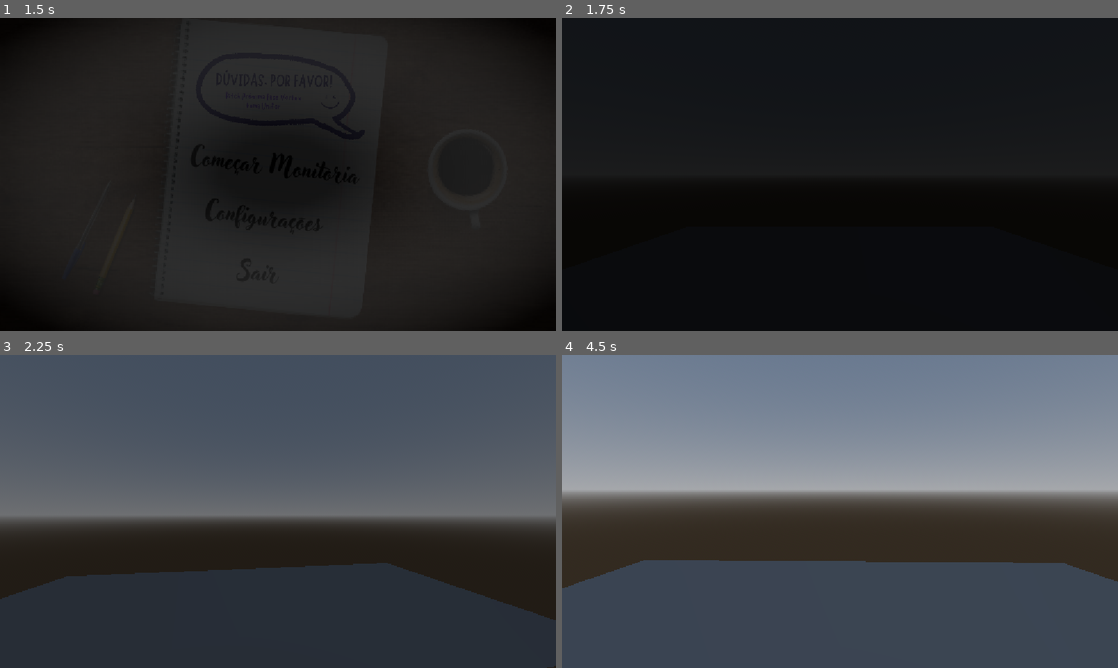
Above: before the commit, frames 1-4 (two rows, left to right).
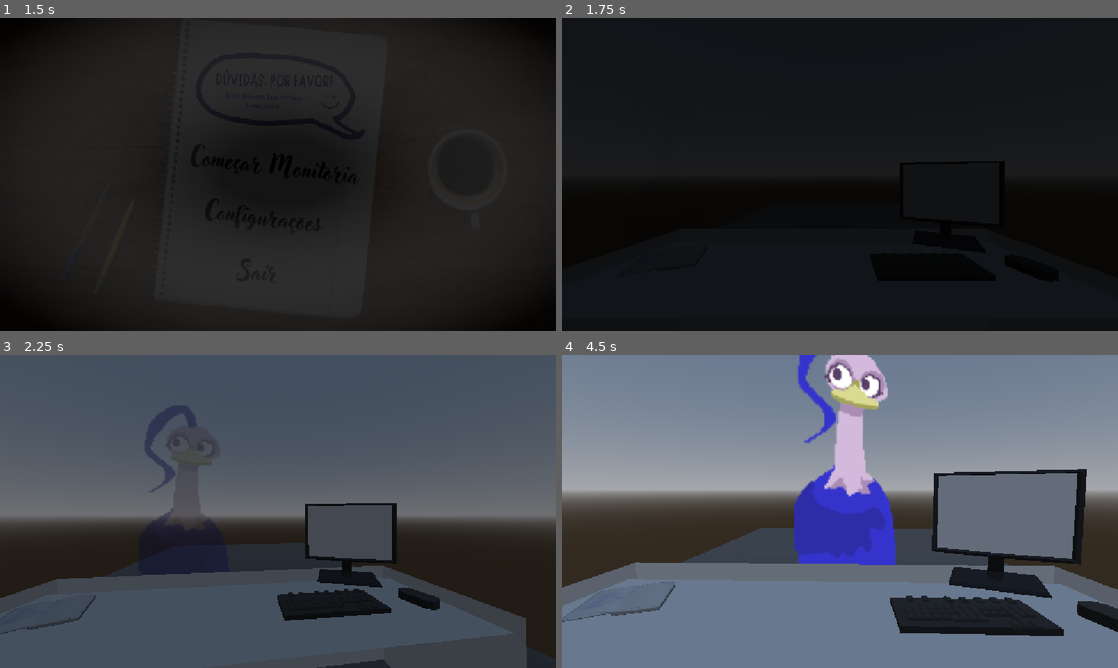
Above: after the commit, the same moments.

Repository: Kaw7n/duvidas-porfavor
Game: Godot game, scene res://mainMenu.tscn
Same seed, same stepped clock (60 frames per second), same inputs: the game is played once before the commit and once after it.
Inputs (mouse positions are in pixels of both pictures, inside the frame that each line leads up to):
- Up to frame 1 (1.5 s): click (266, 171) at 0.5 s; click (278, 168) at 1.25 s
- Up to frame 2 (1.75 s): no input
- Up to frame 3 (2.25 s): move the mouse to (400, 495) at 2.02 s; press the mouse at (400, 495) at 2.03 s
- Up to frame 4 (4.5 s): move the mouse to (728, 527) at 2.77 s; release the mouse at (728, 527) at 2.78 s; click (728, 527) at 2.85 s; tap Enter at 3.5 s; move the mouse to (895, 442) at 3.52 s; hold Q 3.53-4.28 s; click (895, 442) at 3.8 s; move the mouse to (812, 574) at 4.27 s; click (812, 574) at 4.35 s

Frame 1 is identical in both runs. In frame 2, less than 0.1% of the frame differs, in the area x 60-80%, y 46-51%; in frame 3, 30%; in frame 4, 50%, in the area x 0-100%, y 0-100%.

Commit message:
feat/point-and-click-&-animations
optei por fazer os 2 ao mesmo tempo pois ja que o point and click precisaria reagir com algo, para ja agilizar ao inves de fazer um teste prefiri fazer na prática

Diff:
--- a/camera_3d.gd
+++ b/Scripts/camera_3d.gd
@@ -22,8 +22,32 @@
 
 
 func _input(event):
+	#camera
 	if event is InputEventMouseMotion:
 		var offset: Vector2 = -(get_viewport().get_mouse_position() - get_viewport().get_visible_rect().get_center()) * sensibilidade
 		global_basis = center_basis
 		rotate(Vector3.UP, offset.x)
 		rotate(global_basis.x, offset.y)
+	#clique
+	if event.is_action_pressed("click"):
+		point_click();
+
+signal click_npc(collider);
+
+func point_click():
+	# Sistema de Point and Click
+	var mouse_pos = get_viewport().get_mouse_position()
+	var alcance = 1000
+	var from = project_ray_origin(mouse_pos)
+	var to = from + project_ray_normal(mouse_pos) * alcance
+	var space = get_world_3d().direct_space_state
+	# Verifica Se acertou algo
+	var ray_query = PhysicsRayQueryParameters3D.new()
+	ray_query.from = from
+	ray_query.to = to
+	ray_query.collide_with_areas = true
+	var raycast_result = space.intersect_ray(ray_query)
+
+	# Emitindo o sinal para o npc
+	if raycast_result:
+		click_npc.emit(raycast_result.collider)
--- a/main_menu.gd
+++ b/Scripts/main_menu.gd
@@ -1,22 +1,20 @@
 extends Control
 
 # Barulho do iniciar
-func Som1() -> void:
+func som_1() -> void:
 	$BotaoIniciarAudio.play();
-
 # Barulho do Configurar
-func Som2() -> void:
+func som_2() -> void:
 	$BotaoConfigAudio.play();
-
 # Barulho do sair
-func Som3() -> void:
+func som_3() -> void:
 	$BotaoSairAudio.play();
 
 # Sistema de passar o mouse e fazer barulho
 func _ready() -> void:
-	$BotaoIniciar.mouse_entered.connect(Som1);
-	$BotaoConfig.mouse_entered.connect(Som2);
-	$BotaoSair.mouse_entered.connect(Som3);
+	$BotaoIniciar.mouse_entered.connect(som_1);
+	$BotaoConfig.mouse_entered.connect(som_2);
+	$BotaoSair.mouse_entered.connect(som_3);
 	pass # Replace with function body.
 
 # /////////
@@ -38,7 +36,3 @@
 # Fade in para Fade Out
 func _on_timer_timeout() -> void:
 	get_tree().change_scene_to_file("res://sala_de_aula.tscn")
-
-# Called every frame. 'delta' is the elapsed time since the previous frame.
-func _process(delta: float) -> void:
-	pass
--- /dev/null
+++ b/Scripts/npcPlaceholder.gd
@@ -0,0 +1,20 @@
+extends AnimatedSprite3D
+
+
+@export var camera_3d: Camera3D
+@export var area_3d: Area3D
+@export var animacoes_npcs: AnimationPlayer
+
+#Sequencia das animações :
+var animacoes_npcs_array = ["npc_talk_1", "npc_talk_2", "npc_talk_3", "npc_fade_out"];
+var i = 0;
+
+func _ready():
+	camera_3d.click_npc.connect(_on_click_npc);
+
+func _on_click_npc(collider):
+	if i >= animacoes_npcs_array.size():
+		return;
+
+	animacoes_npcs.play(animacoes_npcs_array[i]);
+	i+= 1;
--- a/sala_de_aula.gd
+++ b/Scripts/sala_de_aula.gd
@@ -4,7 +4,3 @@
 # Called when the node enters the scene tree for the first time.
 func _ready() -> void:
 	$Fade/AnimationPlayer.play("fade_out");
-
-# Called every frame. 'delta' is the elapsed time since the previous frame.
-func _process(delta: float) -> void:
-	pass
--- a/mainMenu.tscn
+++ b/mainMenu.tscn
@@ -1,8 +1,8 @@
 [gd_scene format=3 uid="uid://ccd0bo7oecr6i"]
 
-[ext_resource type="Script" uid="uid://cgvgq6hhg483h" path="res://main_menu.gd" id="1_efmur"]
+[ext_resource type="Script" uid="uid://cgvgq6hhg483h" path="res://Scripts/main_menu.gd" id="1_efmur"]
 [ext_resource type="Texture2D" uid="uid://xqcdlpt2sbe" path="res://Assets UI/mmenuMesa.png" id="1_w7d22"]
-[ext_resource type="Script" uid="uid://b7lijytg10hv2" path="res://camera_2d.gd" id="2_83s16"]
+[ext_resource type="Script" uid="uid://b7lijytg10hv2" path="res://Scripts/camera_2d.gd" id="2_83s16"]
 [ext_resource type="Texture2D" uid="uid://b6dt1atgv5v8b" path="res://Assets UI/mmenuCaderno.png" id="2_wc2lj"]
 [ext_resource type="Texture2D" uid="uid://cy1b73nuoxdrc" path="res://Assets UI/Logo PlaceHolder.png" id="4_wc2lj"]
 [ext_resource type="Texture2D" uid="uid://3q6j76ji1rtj" path="res://Assets UI/Butões/1.png" id="5_hvu0j"]
--- a/project.godot
+++ b/project.godot
@@ -19,6 +19,14 @@
 window/stretch/mode="canvas_items"
 window/stretch/aspect="expand"
 
+[input]
+
+click={
+"deadzone": 0.2,
+"events": [Object(InputEventMouseButton,"resource_local_to_scene":false,"resource_name":"","device":-1,"window_id":0,"alt_pressed":false,"shift_pressed":false,"ctrl_pressed":false,"meta_pressed":false,"button_mask":0,"position":Vector2(0, 0),"global_position":Vector2(0, 0),"factor":1.0,"button_index":1,"canceled":false,"pressed":false,"double_click":false,"script":null)
+]
+}
+
 [physics]
 
 3d/physics_engine="Jolt Physics"
--- a/sala_de_aula.tscn
+++ b/sala_de_aula.tscn
@@ -1,8 +1,11 @@
 [gd_scene format=3 uid="uid://2i8trwwcmcxo"]
 
-[ext_resource type="Script" uid="uid://c51d2mk6wi030" path="res://camera_3d.gd" id="1_g8tdk"]
-[ext_resource type="Script" uid="uid://5hf5auw7e5ti" path="res://sala_de_aula.gd" id="1_rynpk"]
+[ext_resource type="Script" uid="uid://c51d2mk6wi030" path="res://Scripts/camera_3d.gd" id="1_g8tdk"]
+[ext_resource type="Script" uid="uid://5hf5auw7e5ti" path="res://Scripts/sala_de_aula.gd" id="1_rynpk"]
 [ext_resource type="PackedScene" uid="uid://b8878qpop8c2s" path="res://fade.tscn" id="3_gv82f"]
+[ext_resource type="Texture2D" uid="uid://bexacxkjgsigb" path="res://Assets 2D/placeholder npc.png" id="4_gv82f"]
+[ext_resource type="PackedScene" uid="uid://ctxlw0yuf6wvp" path="res://Assets 3D/unifor.glb" id="5_ro5h3"]
+[ext_resource type="Script" uid="uid://wx7k30hgklwr" path="res://Scripts/npcPlaceholder.gd" id="6_8f5j2"]
 
 [sub_resource type="ProceduralSkyMaterial" id="ProceduralSkyMaterial_sn0t7"]
 
@@ -13,20 +16,202 @@
 background_mode = 2
 sky = SubResource("Sky_riqys")
 
-[sub_resource type="QuadMesh" id="QuadMesh_bhunq"]
+[sub_resource type="SpriteFrames" id="SpriteFrames_bhunq"]
+animations = [{
+"frames": [{
+"duration": 1.0,
+"texture": ExtResource("4_gv82f")
+}],
+"loop": 1,
+"name": &"default",
+"speed": 5.0
+}]
+
+[sub_resource type="Animation" id="Animation_ro5h3"]
+length = 0.001
+tracks/0/type = "value"
+tracks/0/imported = false
+tracks/0/enabled = true
+tracks/0/path = NodePath(".:offset")
+tracks/0/interp = 1
+tracks/0/loop_wrap = true
+tracks/0/keys = {
+"times": PackedFloat32Array(0),
+"transitions": PackedFloat32Array(1),
+"update": 0,
+"values": [Vector2(150, -10)]
+}
+tracks/1/type = "value"
+tracks/1/imported = false
+tracks/1/enabled = true
+tracks/1/path = NodePath(".:modulate")
+tracks/1/interp = 1
+tracks/1/loop_wrap = true
+tracks/1/keys = {
+"times": PackedFloat32Array(0),
+"transitions": PackedFloat32Array(1),
+"update": 0,
+"values": [Color(0, 0, 0, 0)]
+}
+tracks/2/type = "value"
+tracks/2/imported = false
+tracks/2/enabled = true
+tracks/2/path = NodePath(".:rotation")
+tracks/2/interp = 1
+tracks/2/loop_wrap = true
+tracks/2/keys = {
+"times": PackedFloat32Array(0),
+"transitions": PackedFloat32Array(1),
+"update": 0,
+"values": [Vector3(0, 1.5707964, 0)]
+}
+
+[sub_resource type="Animation" id="Animation_8f5j2"]
+resource_name = "npc_fade_in"
+length = 1.5
+tracks/0/type = "value"
+tracks/0/imported = false
+tracks/0/enabled = true
+tracks/0/path = NodePath(".:offset")
+tracks/0/interp = 2
+tracks/0/loop_wrap = true
+tracks/0/keys = {
+"times": PackedFloat32Array(0, 1.4951926),
+"transitions": PackedFloat32Array(0.59460354, 1.5157168),
+"update": 0,
+"values": [Vector2(150, -10), Vector2(0, 0)]
+}
+tracks/1/type = "value"
+tracks/1/imported = false
+tracks/1/enabled = true
+tracks/1/path = NodePath(".:modulate")
+tracks/1/interp = 2
+tracks/1/loop_wrap = true
+tracks/1/keys = {
+"times": PackedFloat32Array(0, 1.5),
+"transitions": PackedFloat32Array(1, 1),
+"update": 0,
+"values": [Color(0, 0, 0, 0), Color(1, 1, 1, 1)]
+}
+
+[sub_resource type="Animation" id="Animation_tp12v"]
+resource_name = "npc_fade_out"
+length = 1.5
+tracks/0/type = "value"
+tracks/0/imported = false
+tracks/0/enabled = true
+tracks/0/path = NodePath(".:offset")
+tracks/0/interp = 2
+tracks/0/loop_wrap = true
+tracks/0/keys = {
+"times": PackedFloat32Array(0, 1.5),
+"transitions": PackedFloat32Array(1, 1),
+"update": 0,
+"values": [Vector2(0, 0), Vector2(-150, -10)]
+}
+tracks/1/type = "value"
+tracks/1/imported = false
+tracks/1/enabled = true
+tracks/1/path = NodePath(".:modulate")
+tracks/1/interp = 2
+tracks/1/loop_wrap = true
+tracks/1/keys = {
+"times": PackedFloat32Array(0, 1.5),
+"transitions": PackedFloat32Array(1, 1),
+"update": 0,
+"values": [Color(1, 1, 1, 1), Color(0, 0, 0, 0)]
+}
+
+[sub_resource type="Animation" id="Animation_a2qpr"]
+resource_name = "npc_talk"
+tracks/0/type = "value"
+tracks/0/imported = false
+tracks/0/enabled = true
+tracks/0/path = NodePath(".:offset")
+tracks/0/interp = 2
+tracks/0/loop_wrap = true
+tracks/0/keys = {
+"times": PackedFloat32Array(0, 0.5, 1),
+"transitions": PackedFloat32Array(1, 1, 1),
+"update": 0,
+"values": [Vector2(0, 0), Vector2(0, 5), Vector2(0, 0)]
+}
+
+[sub_resource type="Animation" id="Animation_mf2tv"]
+resource_name = "npc_talk_2"
+tracks/0/type = "value"
+tracks/0/imported = false
+tracks/0/enabled = true
+tracks/0/path = NodePath(".:rotation")
+tracks/0/interp = 2
+tracks/0/loop_wrap = true
+tracks/0/keys = {
+"times": PackedFloat32Array(0, 0.5, 1),
+"transitions": PackedFloat32Array(1, 1, 1),
+"update": 0,
+"values": [Vector3(0, 1.5707964, 0), Vector3(0, 4.712389, 0), Vector3(0, 1.5707964, 0)]
+}
+
+[sub_resource type="Animation" id="Animation_vdja0"]
+resource_name = "npc_talk_3"
+tracks/0/type = "value"
+tracks/0/imported = false
+tracks/0/enabled = true
+tracks/0/path = NodePath(".:rotation")
+tracks/0/interp = 2
+tracks/0/loop_wrap = true
+tracks/0/keys = {
+"times": PackedFloat32Array(0, 0.5, 1),
+"transitions": PackedFloat32Array(1, 1, 1),
+"update": 0,
+"values": [Vector3(0, 1.5707964, 0), Vector3(0, 1.5707964, -0.06981317), Vector3(0, 1.5707964, 0)]
+}
+
+[sub_resource type="AnimationLibrary" id="AnimationLibrary_tp12v"]
+_data = {
+&"RESET": SubResource("Animation_ro5h3"),
+&"npc_fade_in": SubResource("Animation_8f5j2"),
+&"npc_fade_out": SubResource("Animation_tp12v"),
+&"npc_talk_1": SubResource("Animation_a2qpr"),
+&"npc_talk_2": SubResource("Animation_mf2tv"),
+&"npc_talk_3": SubResource("Animation_vdja0")
+}
+
+[sub_resource type="BoxShape3D" id="BoxShape3D_bhunq"]
+size = Vector3(0.53886604, 1.868042, 1.2168427)
 
 [node name="Sala de Aula" type="Node3D" unique_id=1421979112]
 script = ExtResource("1_rynpk")
 
 [node name="Camera3D" type="Camera3D" parent="." unique_id=446686118]
-transform = Transform3D(-4.371139e-08, 0, -1, 0, 1, 0, 1, 0, -4.371139e-08, 0, 0, 0)
+transform = Transform3D(-4.371139e-08, 0, -1, 0, 1, 0, 1, 0, -4.371139e-08, -0.04561898, 0.0752902, 0)
 script = ExtResource("1_g8tdk")
 
 [node name="WorldEnvironment" type="WorldEnvironment" parent="." unique_id=615835147]
 environment = SubResource("Environment_bhunq")
 
-[node name="MeshInstance3D" type="MeshInstance3D" parent="." unique_id=1506503122]
-transform = Transform3D(0.77, 0, 0, 0, -0.003191062, 3.8849924, 0, -1.5999969, -0.0077482974, 0.6795677, -0.27468833, -0.0046693087)
-mesh = SubResource("QuadMesh_bhunq")
-
 [node name="Fade" parent="." unique_id=1383060492 instance=ExtResource("3_gv82f")]
+
+[node name="MesaPlaceHolder" parent="." unique_id=74057663 instance=ExtResource("5_ro5h3")]
+transform = Transform3D(-4.371139e-08, 0, -1, 0, 1, 0, 1, 0, -4.371139e-08, -0.14845729, -1.3371872, 0.47763813)
+
+[node name="MoemaPlaceHolder" type="AnimatedSprite3D" parent="." unique_id=1061259584 node_paths=PackedStringArray("camera_3d", "area_3d", "animacoes_npcs")]
+transform = Transform3D(-4.371139e-08, 0, 1, 0, 1, 0, -1, 0, -4.371139e-08, 1.5439756, 0, 0)
+offset = Vector2(150, -10)
+modulate = Color(0, 0, 0, 0)
+sprite_frames = SubResource("SpriteFrames_bhunq")
+frame_progress = 0.5197282
+script = ExtResource("6_8f5j2")
+camera_3d = NodePath("../Camera3D")
+area_3d = NodePath("../Area3D")
+animacoes_npcs = NodePath("AnimacoesNpcs")
+
+[node name="AnimacoesNpcs" type="AnimationPlayer" parent="MoemaPlaceHolder" unique_id=765308715]
+libraries/ = SubResource("AnimationLibrary_tp12v")
+autoplay = &"npc_fade_in"
+
+[node name="Area3D" type="Area3D" parent="." unique_id=1897334752]
+
+[node name="CollisionShape3D" type="CollisionShape3D" parent="Area3D" unique_id=79509214]
+transform = Transform3D(1, 0, 0, 0, 1, 0, 0, 0, 1, 1.7099545, 0.33035815, -0.0434494)
+shape = SubResource("BoxShape3D_bhunq")
Binary file added: Assets 2D/placeholder npc.png
Not shown, added: Assets 2D/placeholder npc.png.import
Binary file added: Assets 3D/Texturas da Mesa/unifor_notebook_mat_1_BaseColor.jpg
Not shown, added: Assets 3D/Texturas da Mesa/unifor_notebook_mat_1_BaseColor.jpg.import
Binary file added: Assets 3D/Texturas da Mesa/unifor_notebook_mat_1_Metallic-notebook_mat_1_Roughness.png
Not shown, added: Assets 3D/Texturas da Mesa/unifor_notebook_mat_1_Metallic-notebook_mat_1_Roughness.png.import
Binary file added: Assets 3D/Texturas da Mesa/unifor_notebook_mat_1_Normal.jpg
Not shown, added: Assets 3D/Texturas da Mesa/unifor_notebook_mat_1_Normal.jpg.import
Binary file added: Assets 3D/Texturas da Mesa/unifor_notebook_mat_2_BaseColor.jpg
Not shown, added: Assets 3D/Texturas da Mesa/unifor_notebook_mat_2_BaseColor.jpg.import
Binary file added: Assets 3D/Texturas da Mesa/unifor_notebook_mat_2_Metallic-notebook_mat_2_Roughness.png
Not shown, added: Assets 3D/Texturas da Mesa/unifor_notebook_mat_2_Metallic-notebook_mat_2_Roughness.png.import
(and 10 more such lines)
